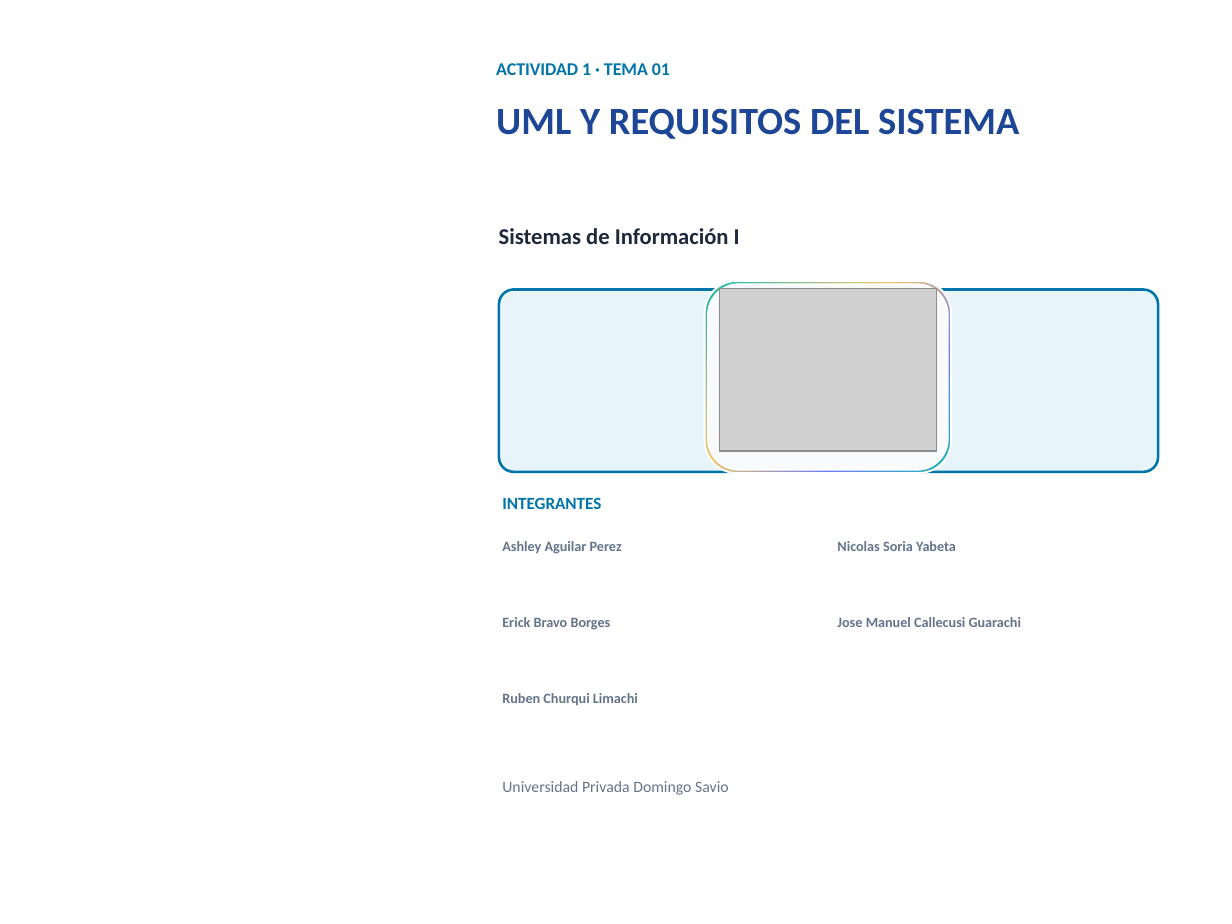
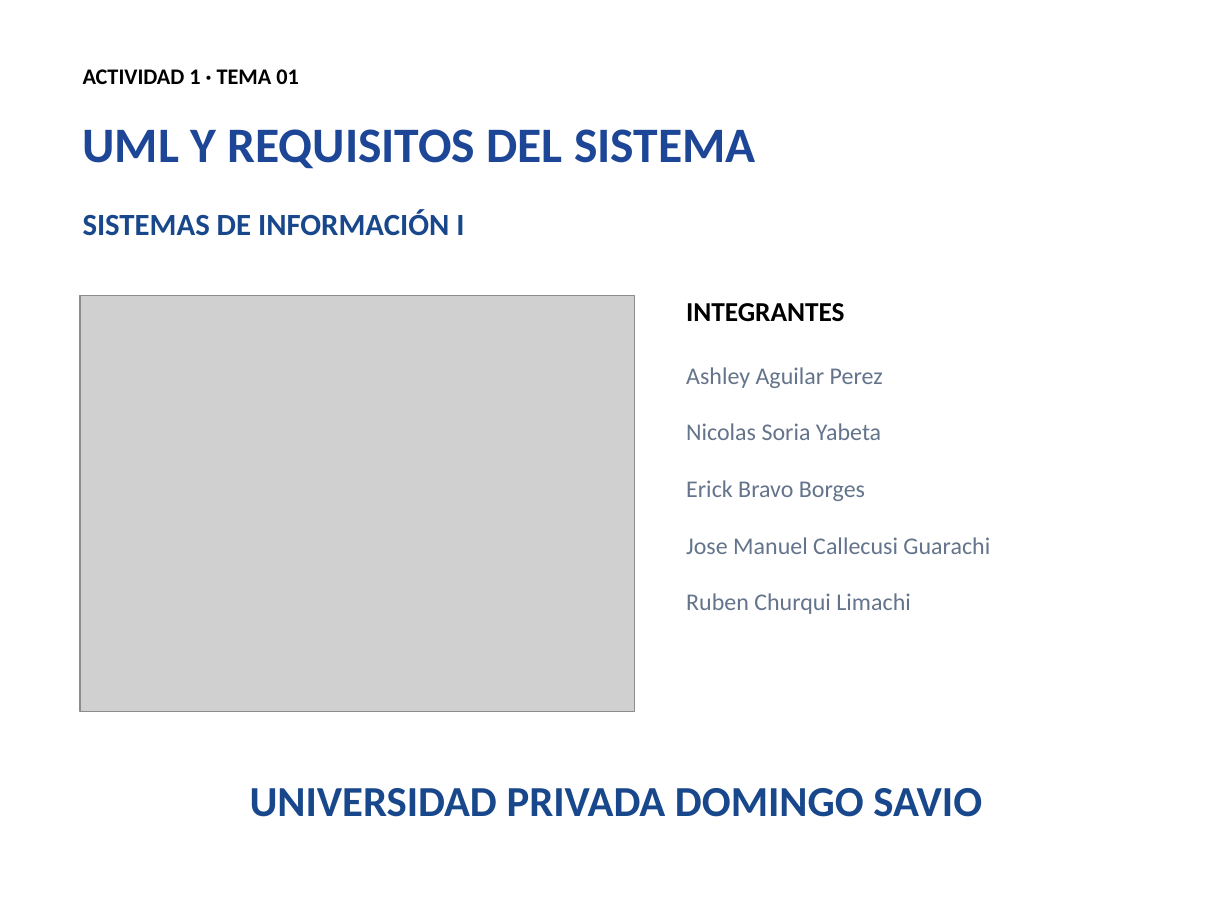
Before and after one commit to erickbravob/sistemas-informacion-i, a slide deck: slide 1 of materiales/actividad-1/tema-01-uml-requisitos-v23.pptx. Drawn at 1232x924 pixels with LibreOffice and Linux fonts; fonts in the diff are those of the drawing; grey boxes stand for pictures; background and template pictures are left out. Boxes give left, top, right and bottom in pixels: in the first picture for what was removed or moved away, otherwise in the second. Text is boxed around its words. In the diff, an @@ line names an element or a change of style, - is before the commit and + after.

Commit message:
Mejora portadas y referencias de actividad 1

```diff
--- a/materiales/actividad-1/tema-01-uml-requisitos-v23.pptx
+++ b/materiales/actividad-1/tema-01-uml-requisitos-v23.pptx
@@ text "ACTIVIDAD 1 · TEMA 01": place and size @@
-text "ACTIVIDAD 1 · TEMA 01" at [496, 63, 670, 75]
+text "ACTIVIDAD 1 · TEMA 01" at [83, 69, 299, 84]
@@ text "ACTIVIDAD 1 · TEMA 01" at [83, 69, 299, 84]: size 10.5 to 13 pt, text colour #0075A9 to #000000; vertical alignment top to middle @@
@@ text "UML Y REQUISITOS DEL SISTEMA": place and size @@
-text "UML Y REQUISITOS DEL SISTEMA" at [496, 108, 1019, 139]
+text "UML Y REQUISITOS DEL SISTEMA" at [83, 129, 756, 169]
@@ text "UML Y REQUISITOS DEL SISTEMA" at [83, 129, 756, 169]: size 22.5 to 29 pt; vertical alignment top to middle @@
@@ text "SISTEMAS DE INFORMACIÓN I" at [83, 209, 464, 236]: vertical alignment top to middle @@
@@ text at [83, 209, 464, 236]: text changed; size 13.2 to 18 pt; text colour #1E293B to #18488B @@
-Sistemas de Información I
+SISTEMAS DE INFORMACIÓN I
@@ picture at [80, 296, 634, 712]: rotation 0 to 270 degrees @@
@@ rounded rectangle removed at [499, 290, 1158, 472] @@
@@ text "INTEGRANTES": place and size @@
-text "INTEGRANTES" at [502, 497, 601, 509]
+text "INTEGRANTES" at [686, 303, 844, 322]
@@ text "INTEGRANTES" at [686, 303, 844, 322]: size 10 to 16 pt, text colour #0075A9 to #000000; vertical alignment top to middle @@
@@ rounded rectangle removed at [705, 281, 951, 473] @@
@@ rounded rectangle removed at [708, 285, 949, 471] @@
@@ text "Ashley Aguilar Perez": place and size @@
-text "Ashley Aguilar Perez" at [502, 541, 622, 554]
+text "Ashley Aguilar Perez" at [686, 367, 883, 388]
@@ text "Nicolas Soria Yabeta": place and size @@
-text "Nicolas Soria Yabeta" at [837, 541, 956, 551]
+text "Nicolas Soria Yabeta" at [686, 423, 881, 440]
@@ text "Erick Bravo Borges": place and size @@
-text "Erick Bravo Borges" at [502, 617, 611, 630]
+text "Erick Bravo Borges" at [686, 480, 865, 501]
@@ text "Jose Manuel Callecusi Guarachi": place and size @@
-text "Jose Manuel Callecusi Guarachi" at [837, 617, 1021, 627]
+text "Jose Manuel Callecusi Guarachi" at [686, 537, 990, 554]
@@ size 8.3 to 14 pt, bold off; vertical alignment top to middle in 5 elements at [686, 537, 990, 554], [686, 423, 881, 440], [686, 367, 883, 388], [686, 480, 865, 501], [686, 593, 910, 614] @@
@@ text "Ruben Churqui Limachi": place and size @@
-text "Ruben Churqui Limachi" at [502, 693, 638, 705]
+text "Ruben Churqui Limachi" at [686, 593, 910, 614]
@@ text "UNIVERSIDAD PRIVADA DOMINGO SAVIO" at [250, 788, 982, 817]: vertical alignment top to middle @@
@@ text at [250, 788, 982, 817]: text changed; size 9.2 to 25 pt; text colour #64748B to #18488B; bold on @@
-Universidad Privada Domingo Savio
+UNIVERSIDAD PRIVADA DOMINGO SAVIO
```
Also in this commit, not shown: 1 other slide changed, 4 other files.
